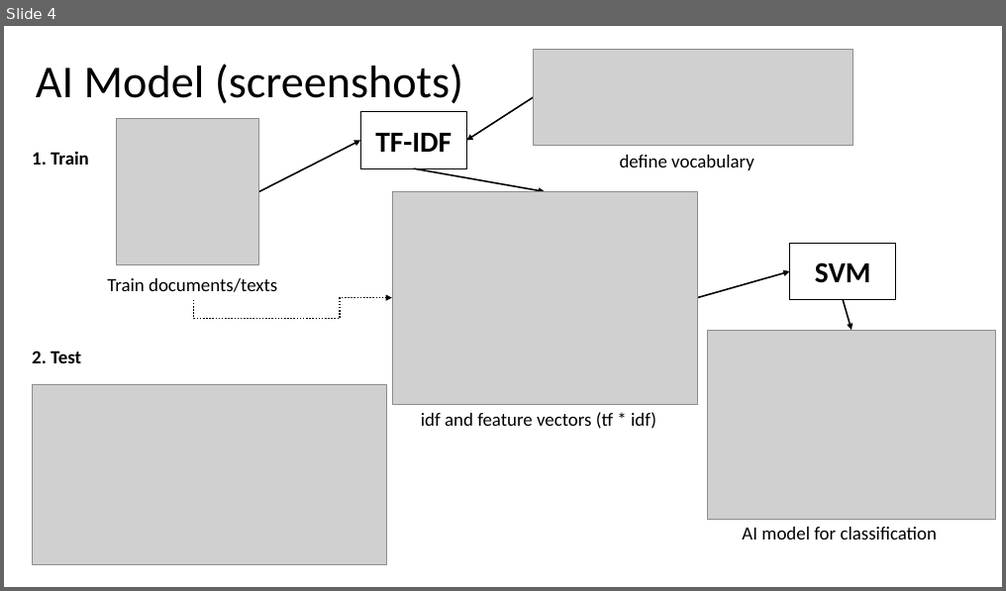
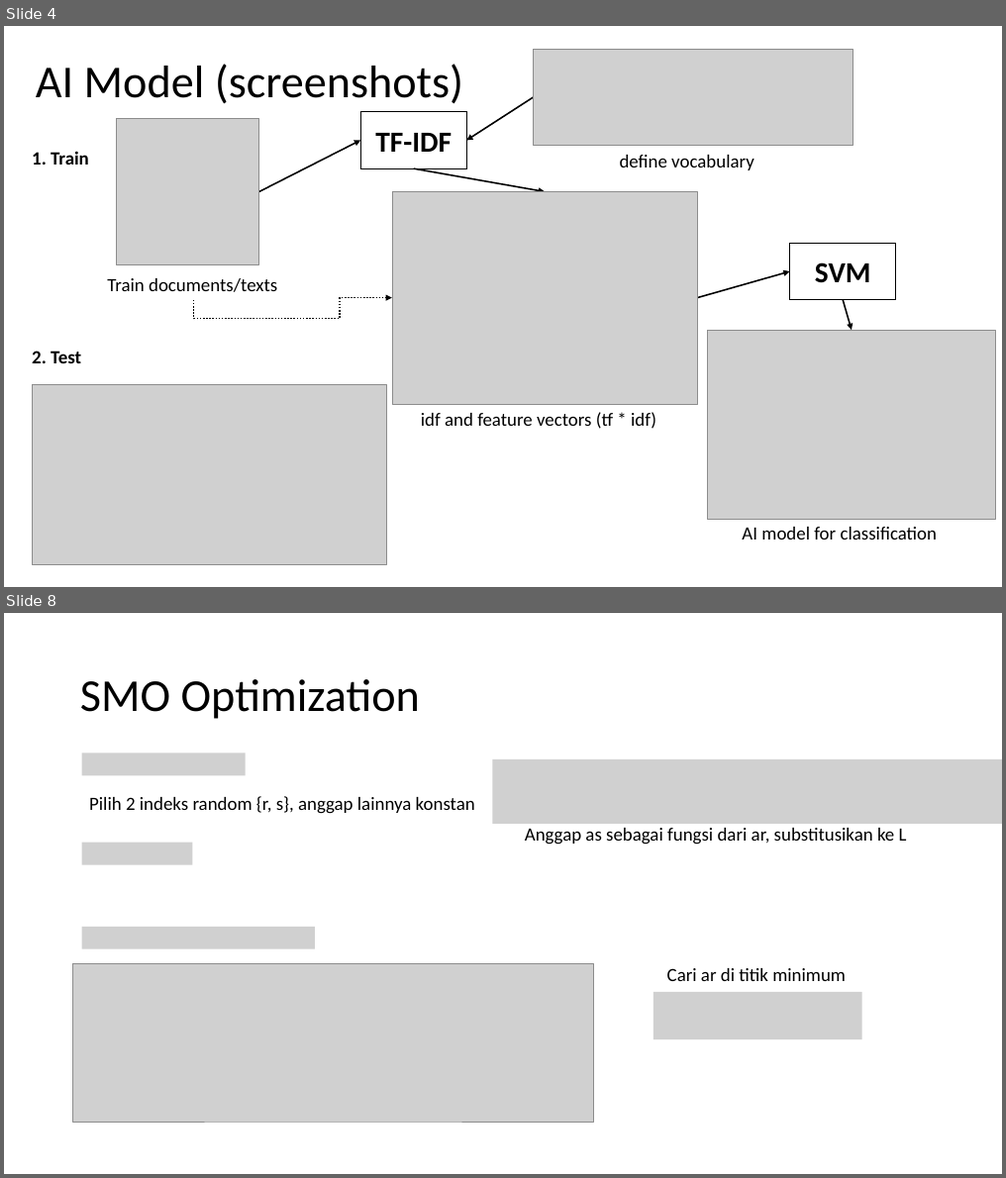
Before and after one commit to Adhisetama/tugas-sentiment-analysis-tfidf-svm, a slide deck: Sentiment Analysis dengan TF-IDF dan SVM.pptx. Shown one above the other, each under a label of ours: slide 4 before the commit, slides 4 and 8 after it; the slides between them are not shown. The pictures are 1006x591 and 1006x1178 pixels, drawn with LibreOffice and Linux fonts; fonts in the diff are those of the drawing; grey boxes stand for pictures. Boxes give left, top, right and bottom in pixels: in the first picture for what was removed or moved away, otherwise in the second. Text is boxed around its words. In the diff, an @@ line names an element or a change of style, - is before the commit and + after.

```diff
--- a/Sentiment Analysis dengan TF-IDF dan SVM.pptx
+++ b/Sentiment Analysis dengan TF-IDF dan SVM.pptx
@@ slide 8 added at (x1=4, y1=613, x2=1002, y2=1174), background #FFFFFF @@
@@ title added at (x1=80, y1=679, x2=420, y2=719), 44 pt, text #000000 @@
+SMO Optimization
@@ picture added at (x1=82, y1=753, x2=245, y2=775) @@
@@ picture added at (x1=493, y1=760, x2=1002, y2=824) @@
@@ text added at (x1=89, y1=796, x2=475, y2=814), 18 pt, text #000000 @@
+Pilih 2 indeks random {r, s}, anggap lainnya konstan
@@ picture added at (x1=82, y1=843, x2=193, y2=865) @@
@@ text added at (x1=525, y1=828, x2=907, y2=845), 18 pt, text #000000 @@
+Anggap as sebagai fungsi dari ar, substitusikan ke L
@@ picture added at (x1=82, y1=927, x2=315, y2=950) @@
@@ picture added at (x1=73, y1=963, x2=594, y2=1121) @@
@@ text added at (x1=667, y1=968, x2=846, y2=981), 18 pt, text #000000 @@
+Cari ar di titik minimum
@@ picture added at (x1=653, y1=992, x2=862, y2=1040) @@
```
Also in this commit, not shown: 2 slides changed, 5 other slides added, 1 other file.
